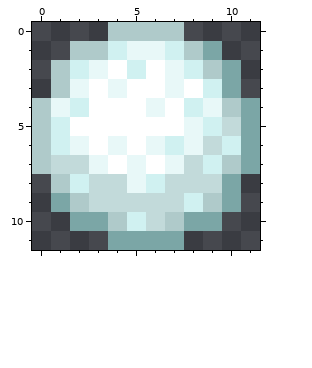
A pixel-art sprite gets an edit: Assets/GameContent/Assets/mvz2/sprites/entity/projectiles/snowball.png. The picture above is the old version.
The file is 24x24 pixels, drawn in blocks of 2x2; one block is one cell here. Colours within 5 levels of each other are drawn and written as one.
Now the later version:
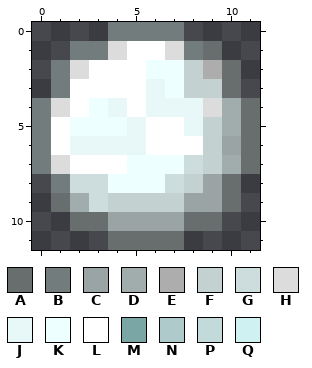
Palette (. is transparent): A #686e6e  B #737c7c  C #9aa4a4  D #a1adad  E #adadad  F #c3d1d1  G #cddcdc  H #dcdcdc  J #e8f8f8  K #eeffff  L #ffffff  M #7ba6a6  N #afcaca  P #c2dada  Q #d0f1f1
The exact change:
Changed rows in their new state; - is an unchanged pixel.
first column x 0:
 0 ----BBBB----
 1 --BBHLLHBA--
 2 -BHL-LKKFEA-
 3 -BL-L-JKFFA-
 4 BHLKJ--JJHDA
 5 BLKKKJ---FDA
 6 BL-J-JLLLFCA
 7 BHLL-KKKGFDA
 8 -BGGKKKGFCA-
 9 -ADGFFFFCCA-
10 --AACCCCAA--
11 ----AAAA----
Changed places in both pictures, as pixel boxes (x1, y1, x2, y2):
changed: (32, 22, 260, 250)
